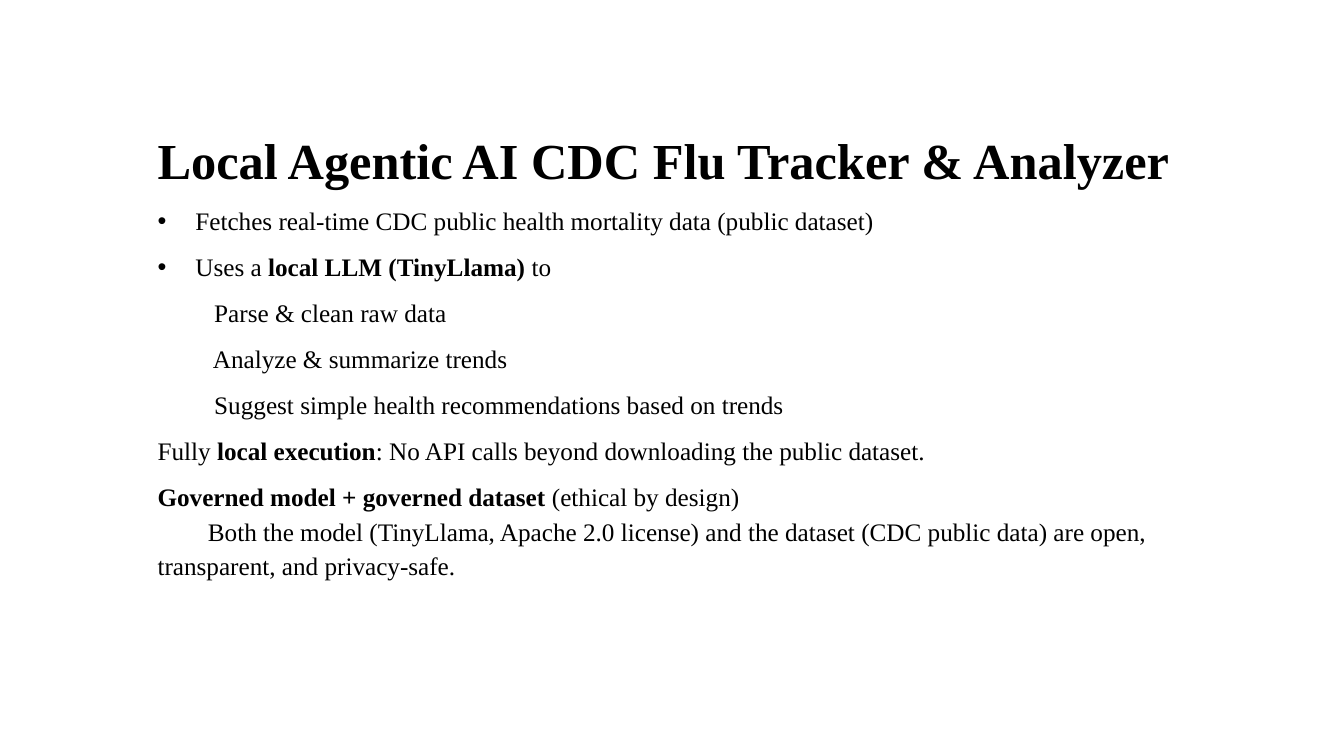
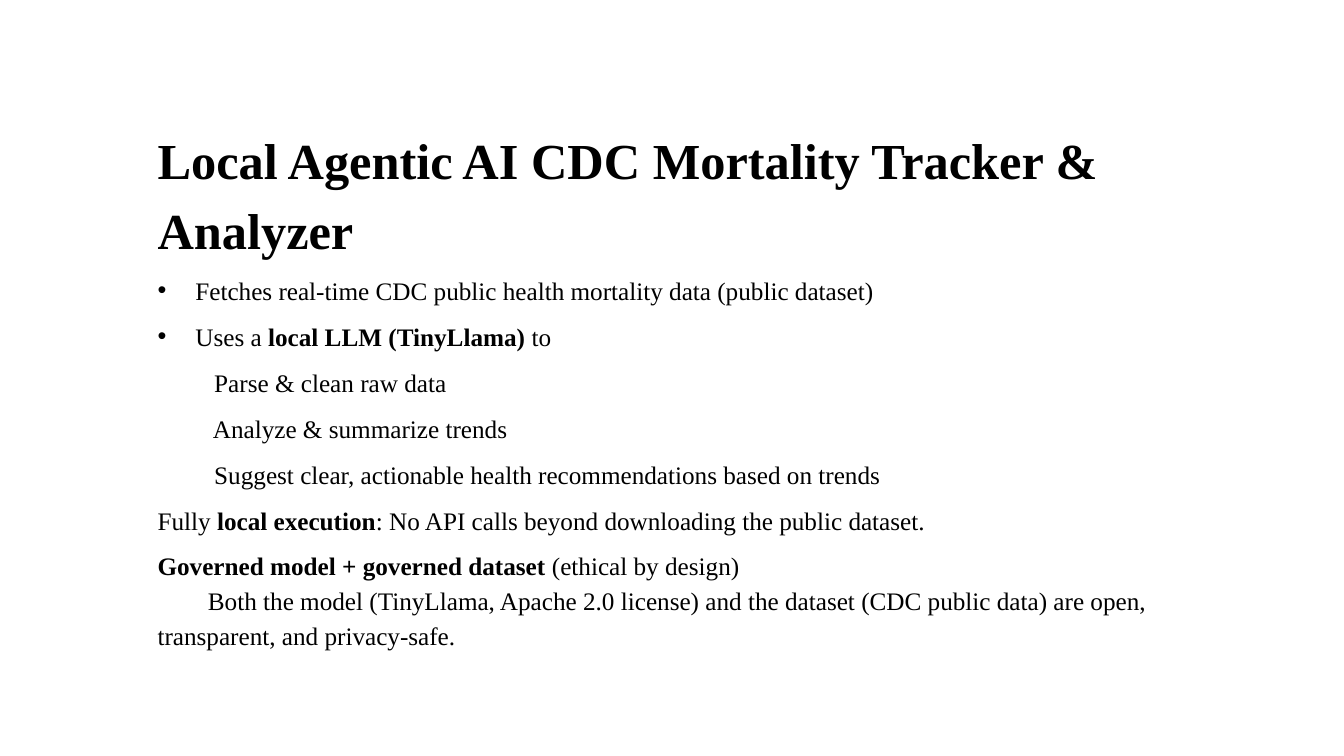
Before and after one commit to alkleela-ts/agentic-ai-demo, a slide deck: slide 1 of agenticai.pptx. Drawn at 1344x756 pixels with LibreOffice and Linux fonts; fonts in the diff are those of the drawing. Boxes give left, top, right and bottom in pixels: in the first picture for what was removed or moved away, otherwise in the second. Text is boxed around its words. In the diff, an @@ line names an element or a change of style, - is before the commit and + after.

```diff
--- a/agenticai.pptx
+++ b/agenticai.pptx
@@ text at bbox=[158, 144, 1043, 259]: text changed @@
-Local Agentic AI CDC Flu Tracker & Analyzer
+Local Agentic AI CDC Mortality Tracker & Analyzer
@@ text at bbox=[214, 466, 880, 490]: text changed @@
-  Suggest simple health recommendations based on trends
+  Suggest clear, actionable health recommendations based on trends
```
Also in this commit, not shown: 2 other slides changed, 2 slides added, 2 slides removed.
